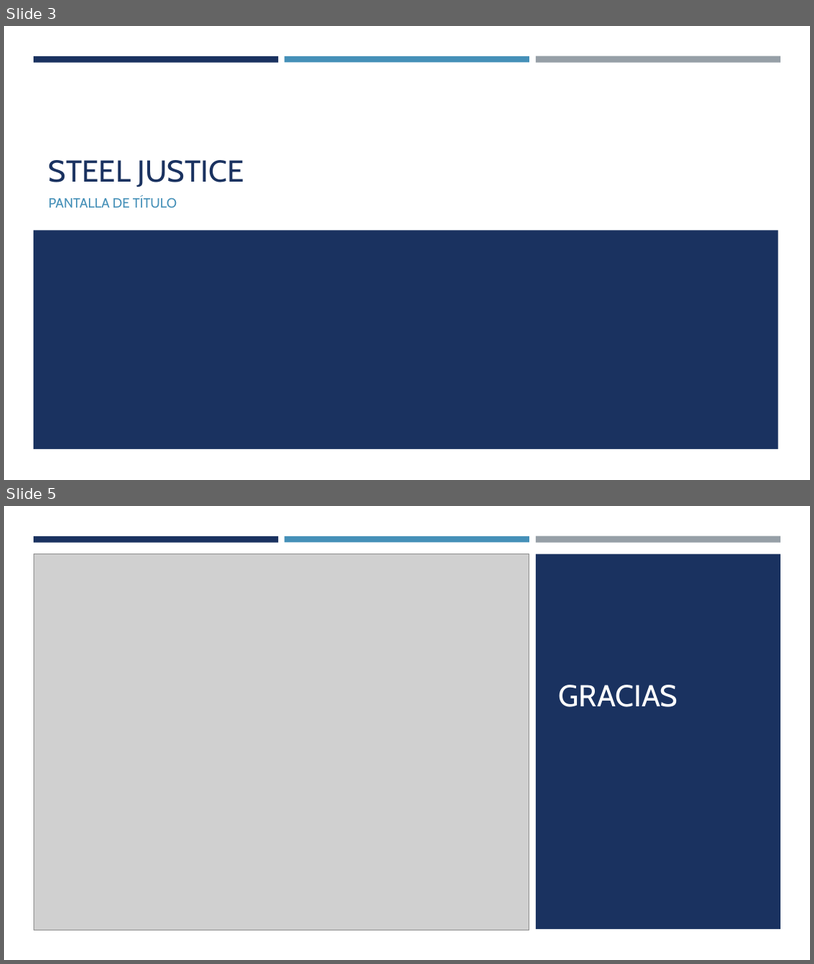
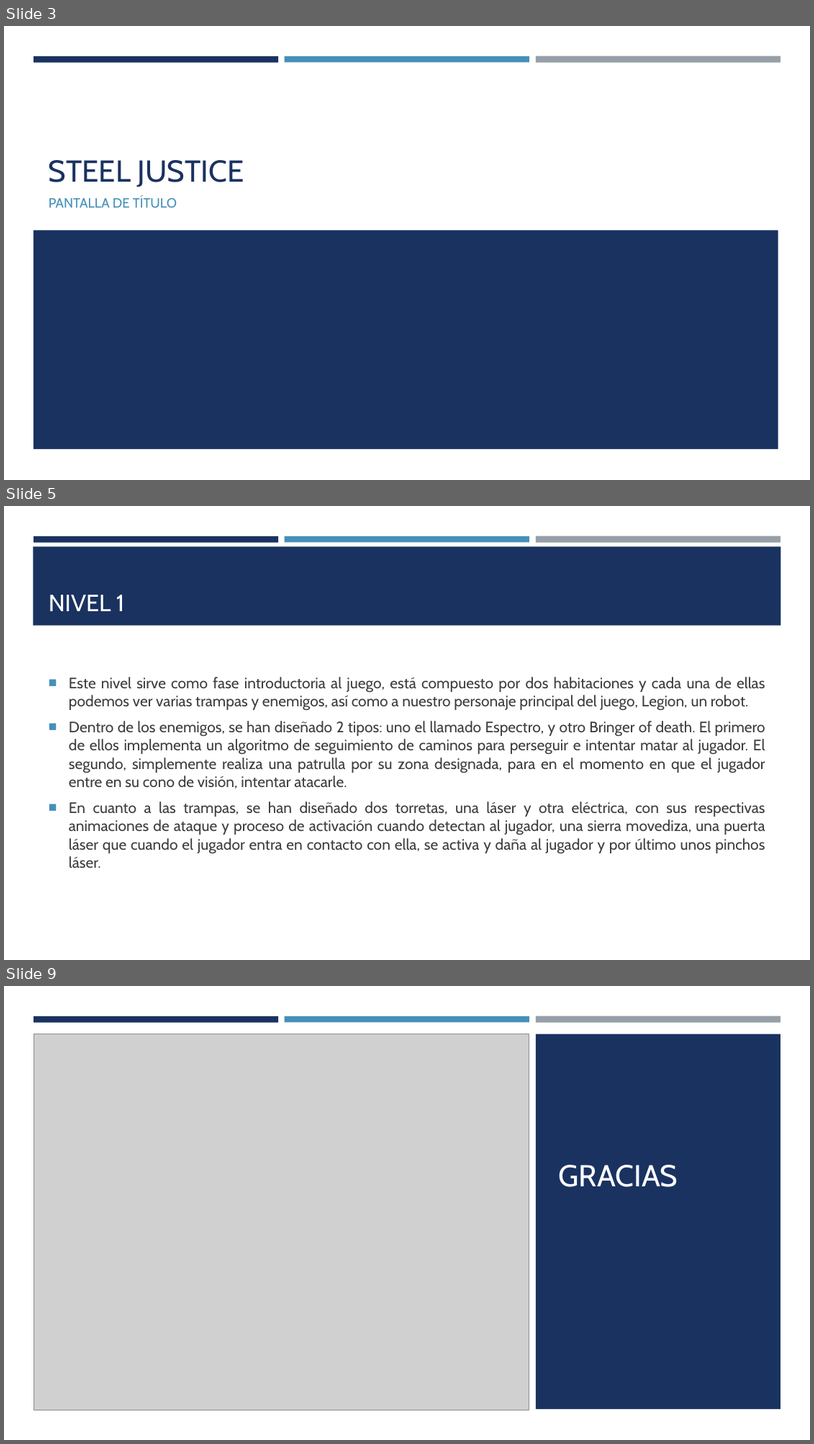
Before and after one commit to SaulRC1/Programacion-de-Juegos, a slide deck: Practicas/Practica 1 - Documentacion/Presentacion Practica 1.pptx. Shown one above the other, each under a label of ours: slides 3 and 5 before the commit, slides 3, 5 and 9 after it; the slides between them are not shown. The pictures are 814x964 and 814x1444 pixels, drawn with LibreOffice and Linux fonts; fonts in the diff are those of the drawing; grey boxes stand for pictures. Boxes give left, top, right and bottom in pixels: in the first picture for what was removed or moved away, otherwise in the second. Text is boxed around its words. In the diff, an @@ line names an element or a change of style, - is before the commit and + after.

```diff
--- a/Practicas/Practica 1 - Documentacion/Presentacion Practica 1.pptx
+++ b/Practicas/Practica 1 - Documentacion/Presentacion Practica 1.pptx
@@ slide 5 added at (4,506,810,960), background #FFFFFF; not listed: 3 template elements that a slide beside it also shows @@
@@ rectangle added at (33,546,782,626), fill #1A3260 @@
@@ title added at (49,595,125,611), 28 pt, text #FFFFFF @@
+NIVEL 1
@@ text added at (69,677,766,867), 18 pt, text #3D3D3D @@
+■ Este nivel sirve como fase introductoria al juego, está compuesto por dos habitaciones y cada una de ellas podemos ver varias trampas y enemigos, así como a nuestro personaje principal del juego, Legion, un robot.
+■ Dentro de los enemigos, se han diseñado 2 tipos: uno el llamado Espectro, y otro Bringer of death. El primero de ellos implementa un algoritmo de seguimiento de caminos para perseguir e intentar matar al jugador. El segundo, simplemente realiza una patrulla por su zona designada, para en el momento en que el jugador entre en su cono de visión, intentar atacarle.
+■ En cuanto a las trampas, se han diseñado dos torretas, una láser y otra eléctrica, con sus respectivas animaciones de ataque y proceso de activación cuando detectan al jugador, una sierra movediza, una puerta láser que cuando el jugador entra en contacto con ella, se activa y daña al jugador y por último unos pinchos láser.
@@ what was slide 5 is now slide 9 @@
```
Also in this commit, not shown: 1 slide changed, 3 other slides added.
